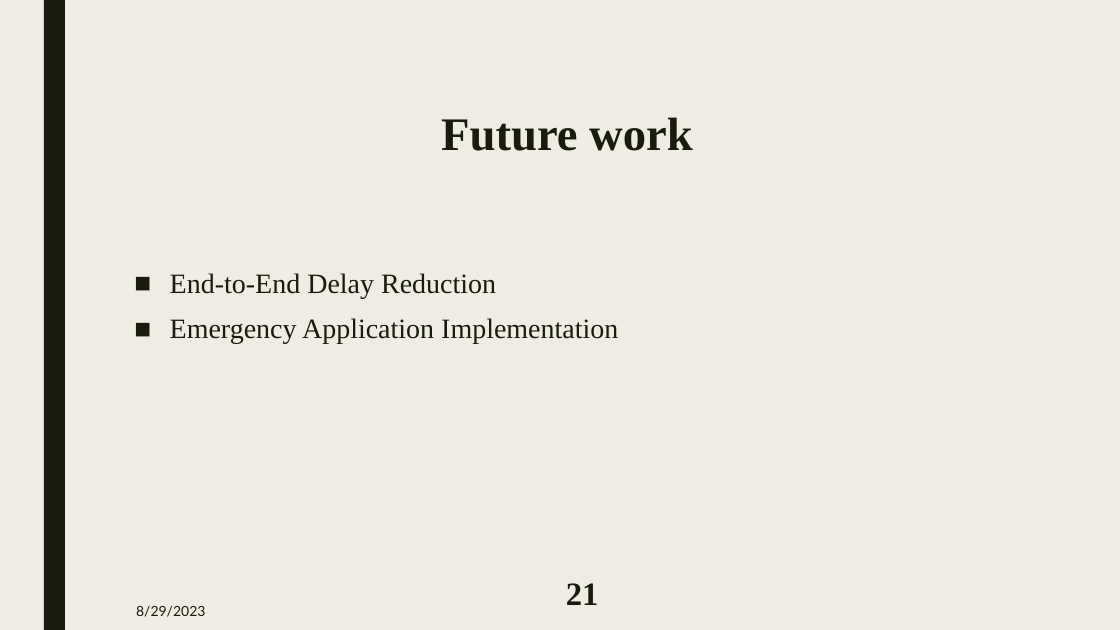
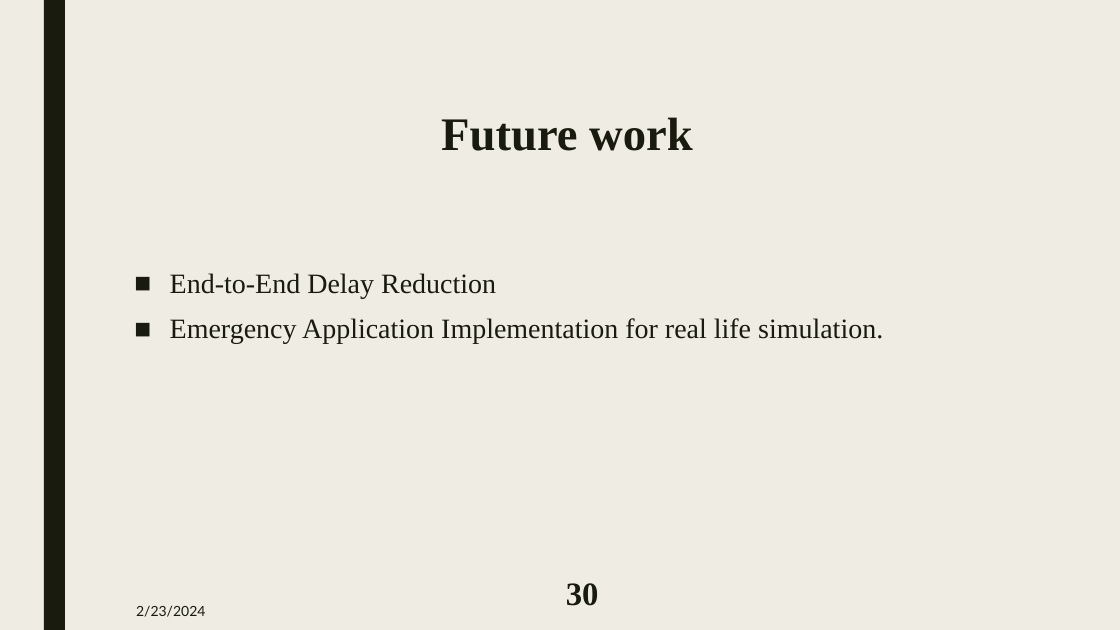
Before and after one commit to MAZHAR1807102/Thesis, a slide deck: slide 30 of 1807102-Predefence.pptx (slide 21 before the commit). Drawn at 1120x630 pixels with LibreOffice and Linux fonts; fonts in the diff are those of the drawing. Boxes give left, top, right and bottom in pixels: in the first picture for what was removed or moved away, otherwise in the second. Text is boxed around its words. In the diff, an @@ line names an element or a change of style, - is before the commit and + after.

```diff
--- a/1807102-Predefence.pptx
+++ b/1807102-Predefence.pptx
@@ text at [170, 318, 883, 344]: text changed @@
-■ Emergency Application Implementation
+■ Emergency Application Implementation for real life simulation.
@@ page number at [566, 583, 599, 606]: text changed @@
-21
+30
@@ text at [136, 605, 205, 617]: text changed @@
-8/29/2023
+2/23/2024
```
Also in this commit, not shown: 22 other slides changed, 9 slides added, 25 other files.
